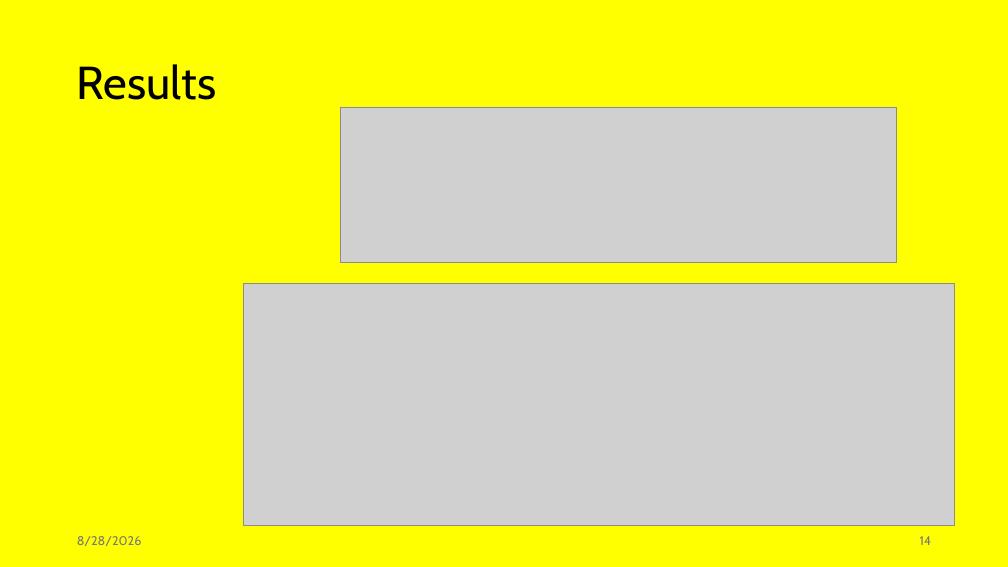
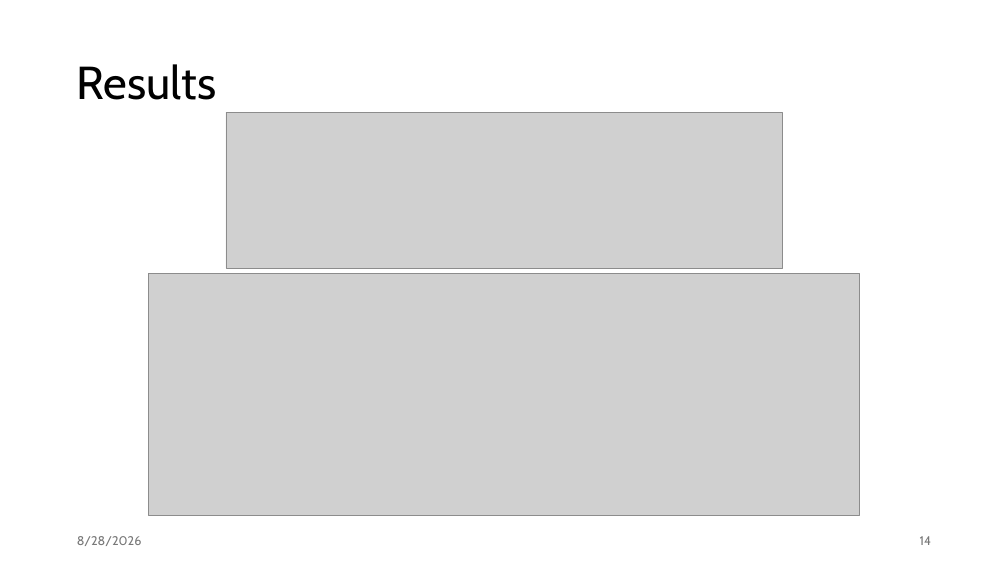
Before and after one commit to jiriklepl/phd-thesis, a slide deck: slide 14 of slides/Optimizing Memory Layouts and Traversal Orders in High-Performance Computing.pptx. Drawn at 1008x567 pixels with LibreOffice and Linux fonts; fonts in the diff are those of the drawing; grey boxes stand for pictures. Boxes give left, top, right and bottom in pixels: in the first picture for what was removed or moved away, otherwise in the second. Text is boxed around its words. In the diff, an @@ line names an element or a change of style, - is before the commit and + after.

```diff
--- a/slides/Optimizing Memory Layouts and Traversal Orders in High-Performance Computing.pptx
+++ b/slides/Optimizing Memory Layouts and Traversal Orders in High-Performance Computing.pptx
@@ background #FFFF00 to #FFFFFF @@
@@ picture: place and size @@
-picture at <box>341,107,898,262</box>
+picture at <box>226,112,783,268</box>
@@ picture: place and size @@
-picture at <box>243,284,955,526</box>
+picture at <box>148,274,860,516</box>
```
Also in this commit, not shown: 11 other slides changed.
